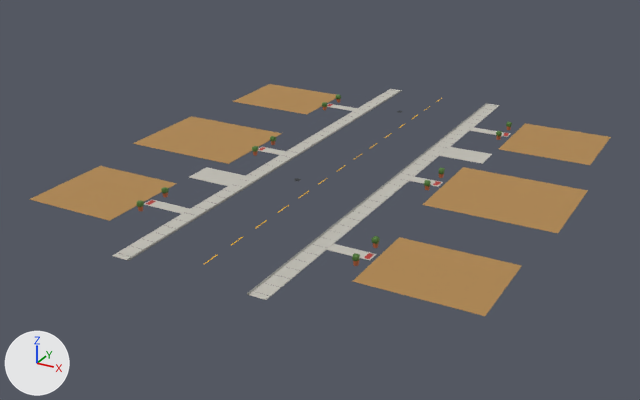
The glTF model assets/games/troll-ops/models/cg-street.glb, before and after one commit.
The view is the same before and after, from a 50 mm camera at (40.7, -79.7, 35.2) aimed at (-1.6, -2.8, -3.3). Every picture has the same lights, and +X, +Y and +Z are marked at lower left. The picture after the commit comes second. Vertices at exactly the same position are counted once.

In view in the first picture: 'cg-street'.
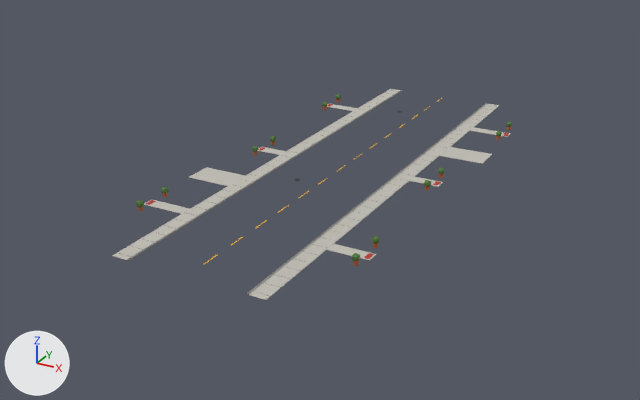
Location of each change, (x1, y1, x2, y2) in pixels of the pictures (640 x 400 px; the box of a moved part takes in the faces that stretch with it):
'cg-street', reshaped (31% narrower, 9% shorter): before (29, 84, 611, 316); after (112, 89, 512, 300)
part 1 of me_cg_street, deleted (brown): before (29, 84, 611, 316)
part 2 of me_cg_street, moved or reshaped: before (136, 95, 512, 261); after (136, 95, 511, 261)

Patch to the scene script:
```diff
--- a/assets/games/troll-ops/models/cg-street.glb.py
+++ b/assets/games/troll-ops/models/cg-street.glb.py
@@ me_cg_street @@
 # used by ob_cg_street; location = (0.0, 0.0, 0.0)
-me_cg_street.from_pydata(...)  # 1856 vertices, 3168 faces; spans x -24.6..24.6, y -28.6..28.6, z 0.0..1.0
+me_cg_street.from_pydata(...)  # 1808 vertices, 3096 faces; spans x -12.8..12.8, y -28.6..28.6, z 0.0..1.0
+# me_cg_street part 1: 6 loose pieces with 48 vertices, spanning x -24.6..24.6, y -23.1..23.1, z 0.0, are deleted
+# me_cg_street part 2: 225 vertices moved within x -12.1..12.1, y -20.2..20.2, z 0.4..1.0; 75 vertices removed from x -12.1..12.1, y -20.2..20.2, z 0.4..1.0; 75 vertices added at x -12.1..12.1, y -20.2..20.2, z 0.4..1.0
 me_cg_street.materials.append(mat_gs_pavement)
 me_cg_street.materials.append(mat_gs_concrete)
-me_cg_street.materials.append(mat_gs_plank)
 me_cg_street.materials.append(mat_gs_paint)
```
